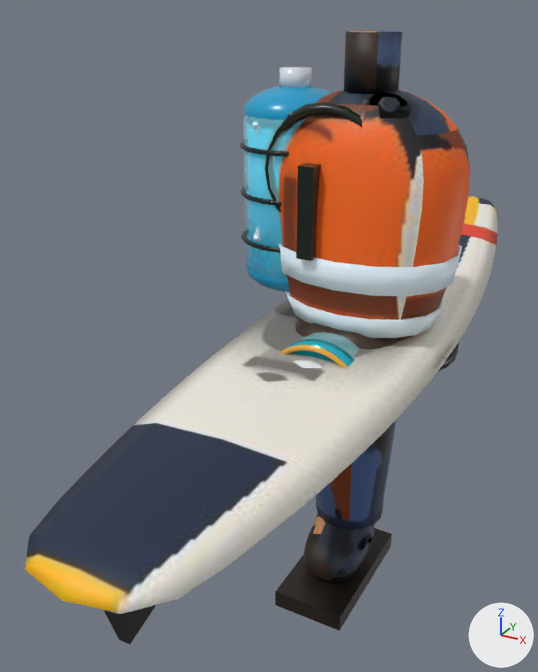
One commit to the glTF model img/models/builder.glb: the scene before it, then after it.
Camera for both pictures: a 50 mm camera at (0.68, -1.73, 0.86) aimed at (-0.22, -0.1, 0.04). The lights are fixed; the arrows at lower right show +X, +Y and +Z. The picture after the commit comes second. Vertices at exactly the same position are counted once.

Objects in the first picture: 'board', 'cannon', 'pelvis', 'shin', 'tank', 'thigh', 'torso' and 1 more.
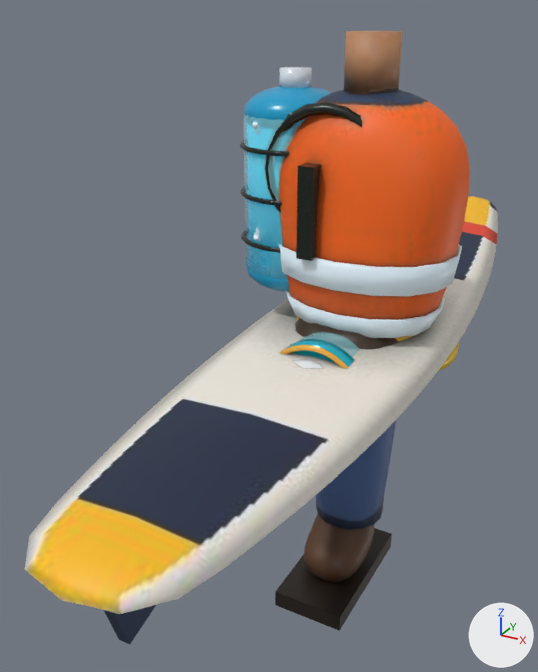
Edits to the bpy script that builds the scene:
```text
Change me_board:
    where me_board.from_pydata(...)  # 226 vertices, 444 faces; spans x -0.26..0.26, y -1.13..1.14, z -0.13..0.2
    used by ob_board; location = (0.0, 0.0, 0.0)
    me_board part 1: texture (UV) coordinates of 444 of 444 faces, centred in x -0.24..0.24, y -1.12..1.14, z -0.12..0.2, changed; they spanned u 0.0..0.76, v 0.0..0.83 and now span u 0.0..0.54, v 0.0..0.88
Change me_shin:
    where me_shin.from_pydata(...)  # 560 vertices, 1100 faces; spans x -0.112..0.112, y -0.28..0.12, z -0.705..0.112
    used by ob_shin; location = (0.0, 0.0, 0.0)
    me_shin part 2: 740 kept faces spanning x -0.092..0.092, y -0.198..0.092, z -0.671..-0.012 get new texture (UV) coordinates
Change me_thigh:
    where me_thigh.from_pydata(...)  # 398 vertices, 788 faces; spans x -0.142..0.142, y -0.142..0.142, z -0.55..0.142
    used by ob_thigh; location = (0.0, 0.0, 0.0)
    me_thigh part 3: 500 kept faces spanning x -0.122..0.122, y -0.126..0.118, z -0.55..-0.012 get new texture (UV) coordinates
Change me_torso:
    where me_torso.from_pydata(...)  # 394 vertices, 772 faces; spans x -0.251..0.254, y -0.195..0.195, z 0.044..0.81
    used by ob_torso; location = (0.0, 0.0, 0.0)
    me_torso part 4: texture (UV) coordinates of 492 of 772 faces, centred in x -0.236..0.248, y -0.181..0.181, z 0.049..0.81, changed; they spanned u 0.0..0.9, v 0.0..1.0 and now span u 0.05..0.97, v 0.0..0.95
```

Where the change shows, as pixel boxes (x1, y1, x2, y2) in the pictures (538 x 672 px):
part 1 of me_board, surface changed: (25, 197, 498, 645) in both
part 2 of me_shin, surface changed: (303, 514, 374, 582) in both
part 3 of me_thigh, surface changed (lighter): (327, 420, 396, 522) in both
part 4 of me_torso, surface changed: (279, 31, 470, 338) in both
